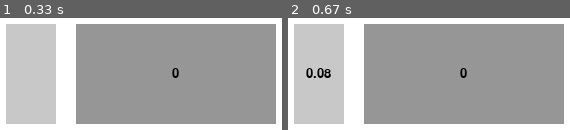
Above: before the commit, frames 1-2 (left to right).
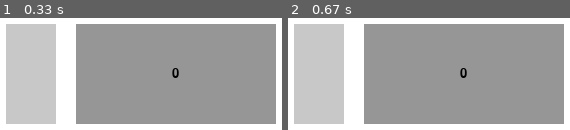
Above: after the commit, the same moments.

Repository: AlexeiPelyushenko/PyGameMaxxing
Game: pygame game, started from PgUtils.py
Same seed, same stepped clock (60 frames per second), same inputs: the game is played once before the commit and once after it.
Inputs (mouse positions are in pixels of both pictures, inside the frame that each line leads up to):
- Up to frame 1 (0.33 s): no input
- Up to frame 2 (0.67 s): press the mouse at (319, 74) at 0.37 s; move the mouse to (307, 70) at 0.47 s; release the mouse at (299, 69) at 0.6 s

Frame 1 is identical in both runs. In frame 2, 0.5% of the frame differs, in the area x 6-16%, y 44-54%.

Commit message:
Made it so slider has set/get function for ratio.

Diff:
--- a/PgUtils.py
+++ b/PgUtils.py
@@ -53,14 +53,15 @@
         self.vertical = vertical
         self.ratio = 0
 
-    def get_ratio(self, coords):
+    def set_ratio(self, coords):
         if coords in self:
             if self.vertical:
                 self.ratio = 1 - (self.get_rel_position(coords)[1] / self.height)
             else:
                 self.ratio = self.get_rel_position(coords)[0] / self.width
-            return self.ratio
-        return None
+
+    def get_ratio(self, coords):
+        return self.ratio
 
 
 if __name__ == "__main__":
--- a/renderer.py
+++ b/renderer.py
@@ -34,7 +34,8 @@
             self.held_down = False
 
         if self.held_down:
-            ratio = self.slider.get_ratio(event.pos)
+            self.slider.set_ratio(event.pos)
+            ratio = self.slider.get_ratio()
             if ratio:
                 self.slider.text = f"{ratio:.2f}"
 
